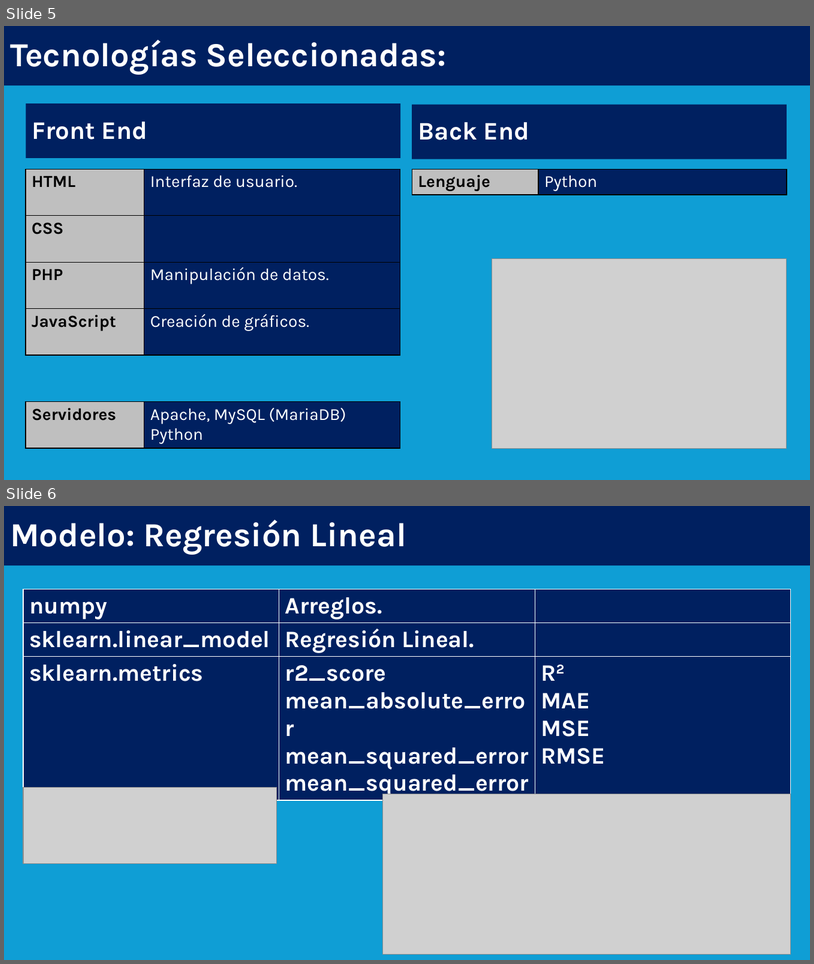
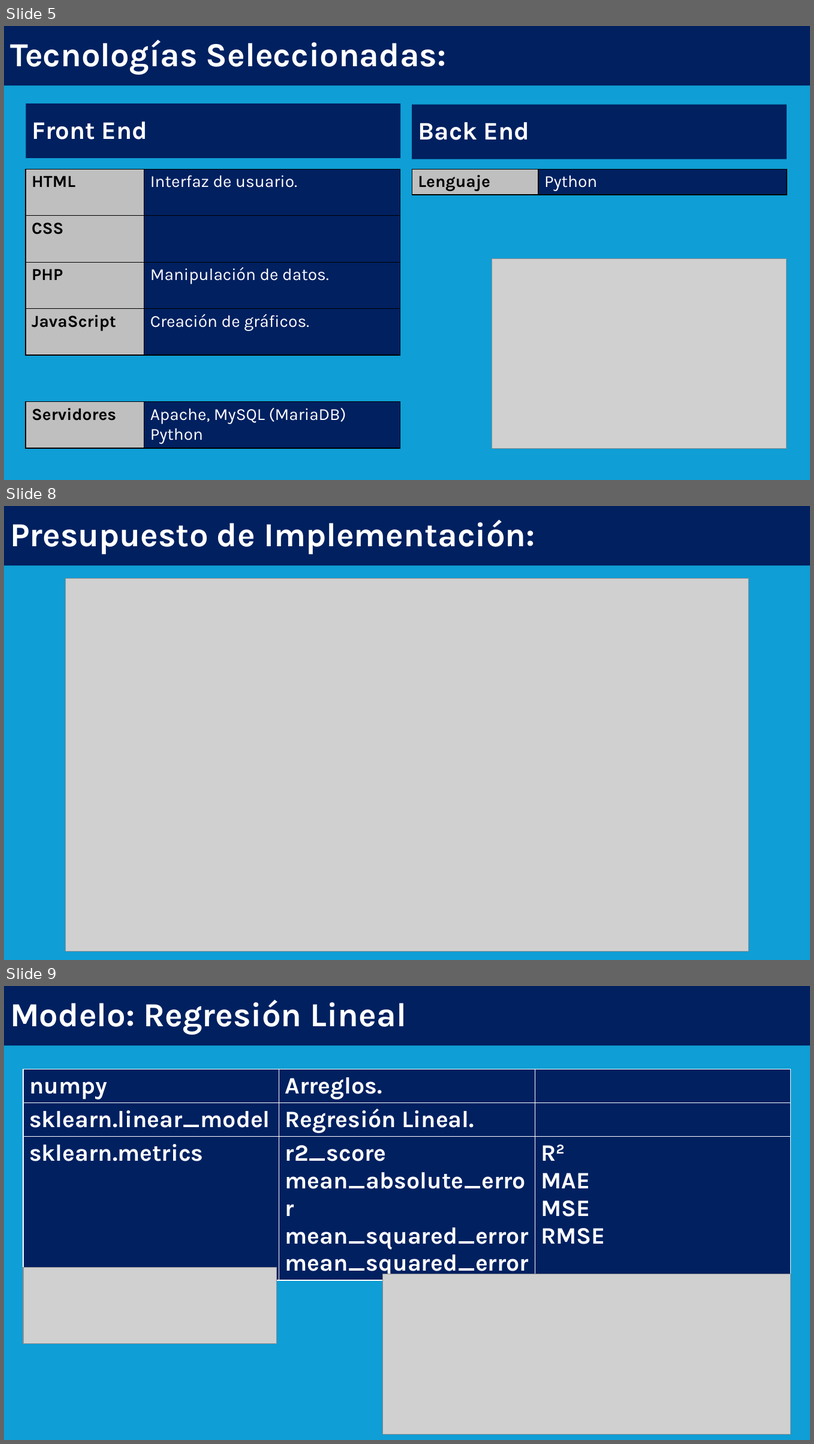
Before and after one commit to 1716732000/TH5, a slide deck: ta5/Defenza 03.pptx. Shown one above the other, each under a label of ours: slides 5 and 6 before the commit, slides 5, 8 and 9 after it; the slides between them are not shown. The pictures are 814x964 and 814x1444 pixels, drawn with LibreOffice and Linux fonts; fonts in the diff are those of the drawing; grey boxes stand for pictures. Boxes give left, top, right and bottom in pixels: in the first picture for what was removed or moved away, otherwise in the second. Text is boxed around its words. In the diff, an @@ line names an element or a change of style, - is before the commit and + after.

Commit message:
30/11/2024

```diff
--- a/ta5/Defenza 03.pptx
+++ b/ta5/Defenza 03.pptx
@@ slide 8 added at (x1=4, y1=506, x2=810, y2=960), background #0F9ED5 @@
@@ title added at (x1=4, y1=506, x2=810, y2=565), fill #002060, 40 pt, text #FFFFFF, bold @@
+Presupuesto de Implementación:
@@ picture added at (x1=66, y1=579, x2=749, y2=951) @@
@@ what was slide 6 is now slide 9 @@
```
Also in this commit, not shown: 2 other slides added.
